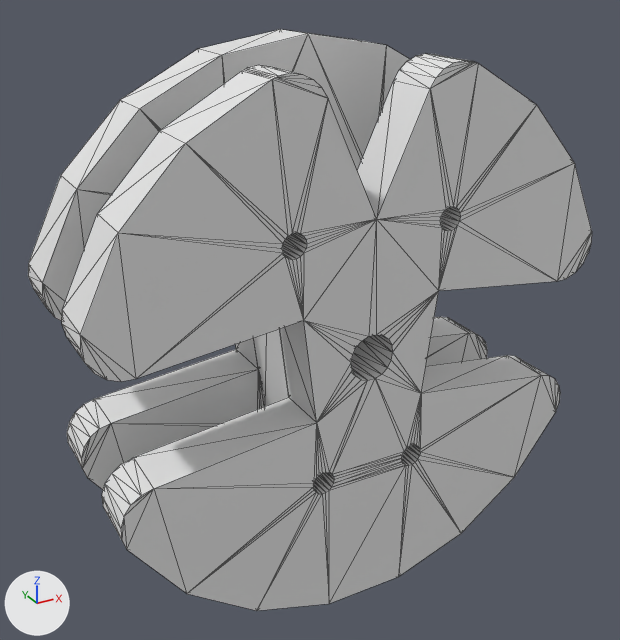
Renders of the OBJ model public/star-shape/coil-winder.obj from each side of a commit.
The view is the same before and after, from a 50 mm lens placed at (-86.2, -169.7, 76.6), pointed at (-2.7, -17.8, 0.7). Lighting does not change. The marker at lower left points along +X, +Y and +Z. Mesh edges are drawn as thin lines. Where no turn or scale is listed for an object, it has been applied to the vertices.

In view in the first picture: 'Stator_CoilWinder_Cheek', 'Stator_CoilWinder_Cheek_Notch', 'Stator_CoilWinder_Spacer'.
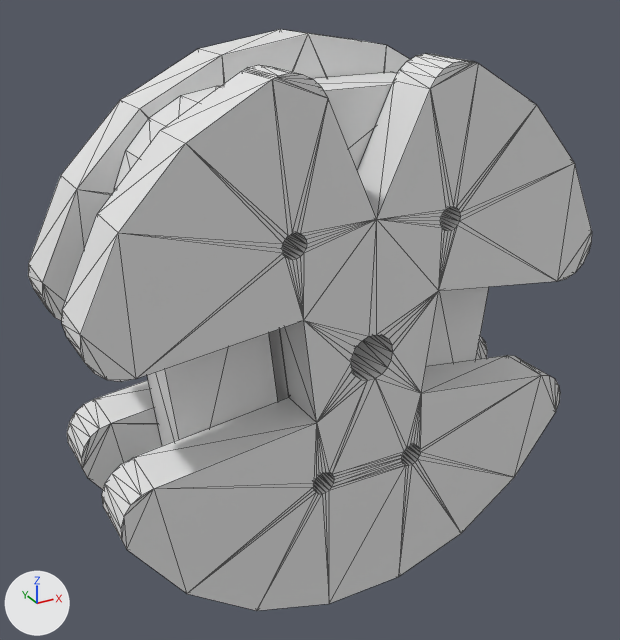
The change in detail:
Mesh me_stator_coil is new.
It has 96 vertices, 192 faces and spans x -42.3..42.3, y -26.8..-12.0, z -51.4..51.4.
Object 'Stator_Coil' (ob_stator_coil) is new; it shows me_stator_coil.
Its location is (0.0, 0.0, 0.0).

Boxes (x1, y1, x2, y2) around the edits, measured in the pictures (620 x 640 px):
'Stator_Coil', added
    after: (114, 72, 489, 446)
